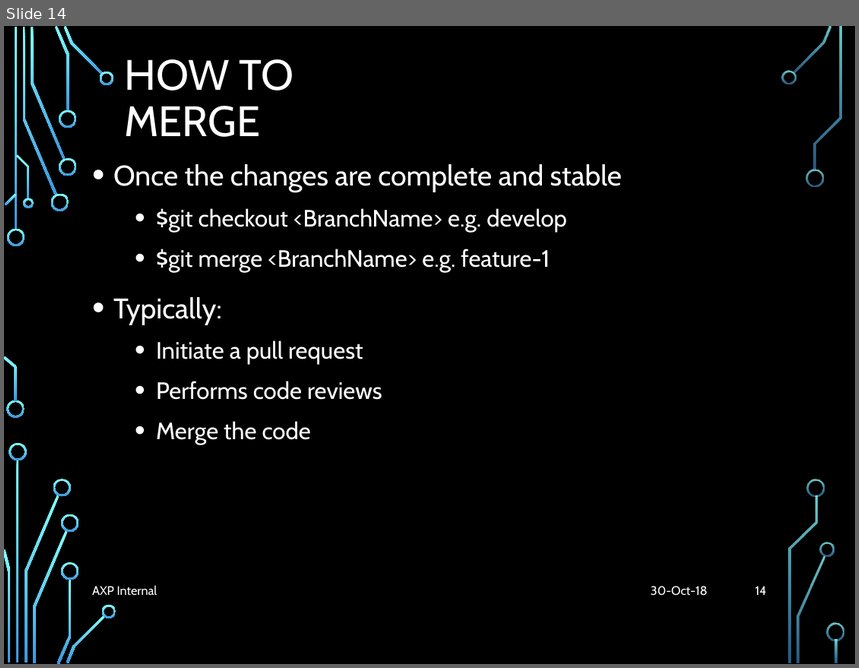
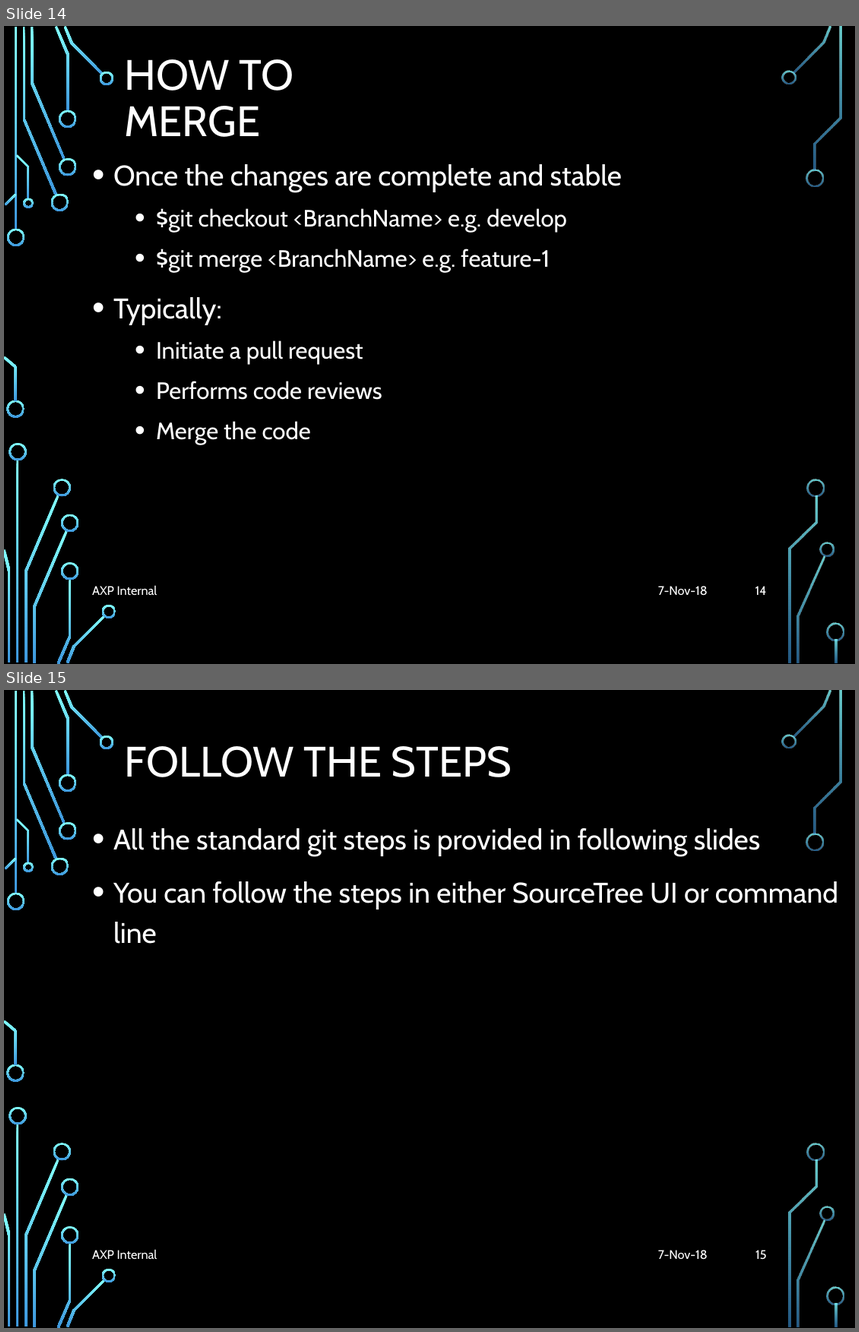
Before and after one commit to liyuan6006/GitStrategies, a slide deck: Branching.pptx. Shown one above the other, each under a label of ours: slide 14 before the commit, slides 14 and 15 after it. The pictures are 859x668 and 859x1332 pixels, drawn with LibreOffice and Linux fonts; fonts in the diff are those of the drawing; background and template pictures are left out. Boxes give left, top, right and bottom in pixels: in the first picture for what was removed or moved away, otherwise in the second. Text is boxed around its words. In the diff, an @@ line names an element or a change of style, - is before the commit and + after.

```diff
--- a/Branching.pptx
+++ b/Branching.pptx
@@ slide 15 added at [4,690,855,1328], background picture (left out); not listed: 36 template elements that a slide beside it also shows @@
@@ title added at [124,746,512,777], 36 pt, text #FFFFFF @@
+FOLLOW THE STEPS
@@ text added at [113,828,838,944], 24 pt, text #FFFFFF @@
+• All the standard git steps is provided in following slides
+• You can follow the steps in either SourceTree UI or command line
@@ text added at [92,1249,158,1259], 10.5 pt, text #FFFFFF @@
+AXP Internal
@@ text added at [658,1250,708,1260], 10.5 pt, text #FFFFFF @@
+7-Nov-18
@@ page number added at [756,1250,767,1260], 10.5 pt, text #FFFFFF @@
+15
@@ slide 14 changed as well @@
@@ text at [658,586,708,596]: text changed @@
-30-Oct-18
+7-Nov-18
```
Also in this commit, not shown: 14 other slides changed, 3 other slides added.
